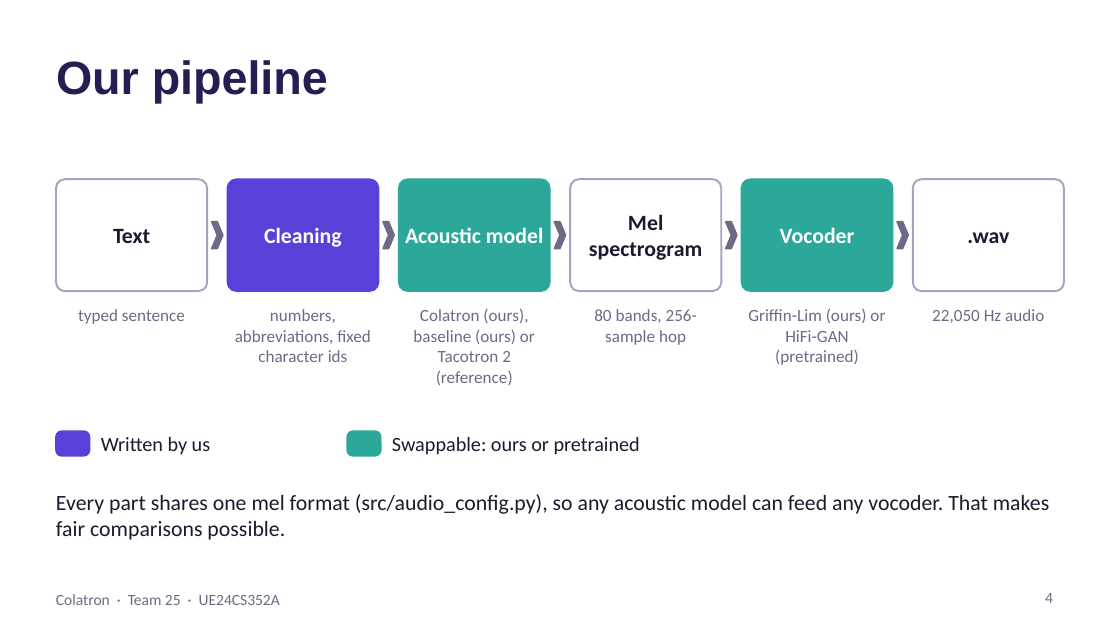
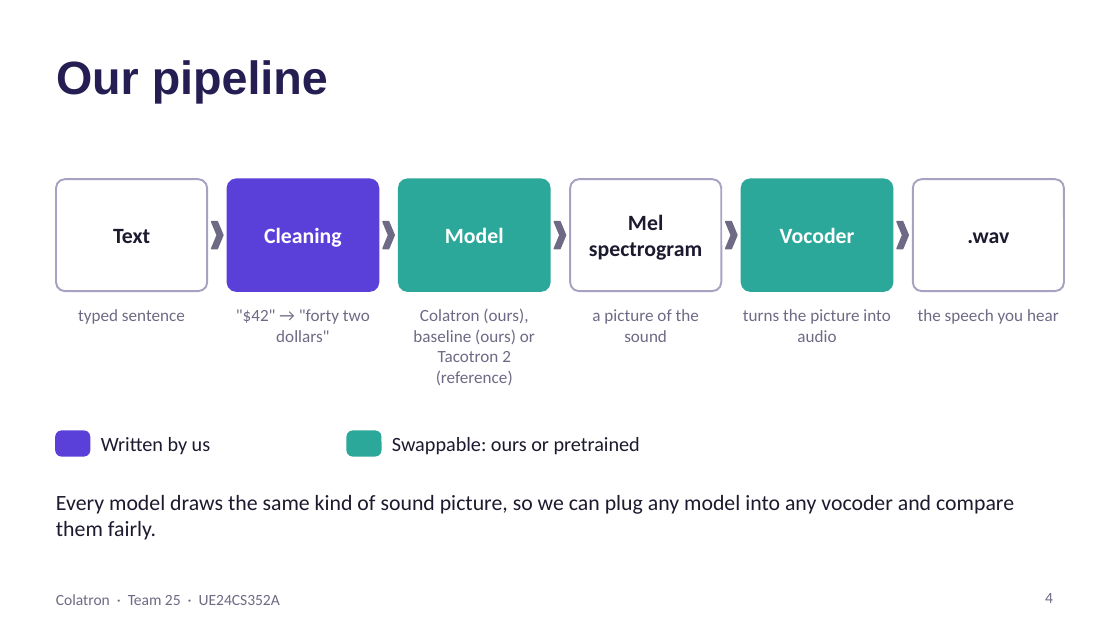
Before and after one commit to Mann0801/colatron-tts, a slide deck: slide 4 of report/Colatron_Slides.pptx. Drawn at 1120x630 pixels with LibreOffice and Linux fonts; fonts in the diff are those of the drawing. Boxes give left, top, right and bottom in pixels: in the first picture for what was removed or moved away, otherwise in the second. Text is boxed around its words. In the diff, an @@ line names an element or a change of style, - is before the commit and + after.

```diff
--- a/report/Colatron_Slides.pptx
+++ b/report/Colatron_Slides.pptx
@@ text at (445,227,504,243): text changed @@
-Acoustic model
+Model
@@ text at (236,309,370,342): text changed @@
-numbers, abbreviations, fixed character ids
+"$42" → "forty two dollars"
@@ text at (592,309,699,342): text changed @@
-80 bands, 256-sample hop
+a picture of the sound
@@ text at (743,309,890,342): text changed @@
-Griffin-Lim (ours) or HiFi-GAN (pretrained)
+turns the picture into audio
@@ text at (918,309,1059,324): text changed @@
-22,050 Hz audio
+the speech you hear
@@ text at (56,495,1014,540): text changed @@
-Every part shares one mel format (src/audio_config.py), so any acoustic model can feed any vocoder. That makes fair comparisons possible.
+Every model draws the same kind of sound picture, so we can plug any model into any vocoder and compare them fairly.
```
Also in this commit, not shown: 13 other slides changed.
